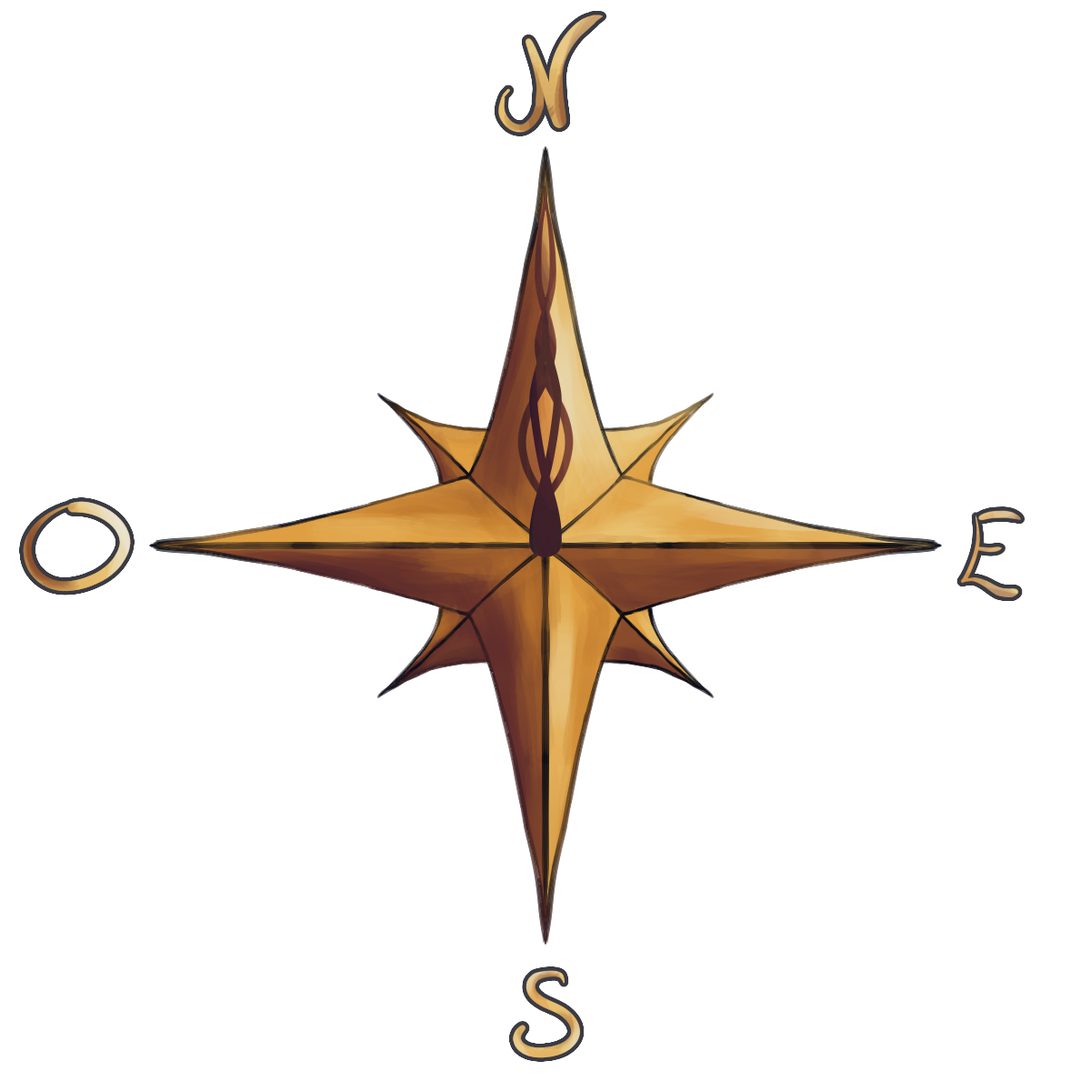
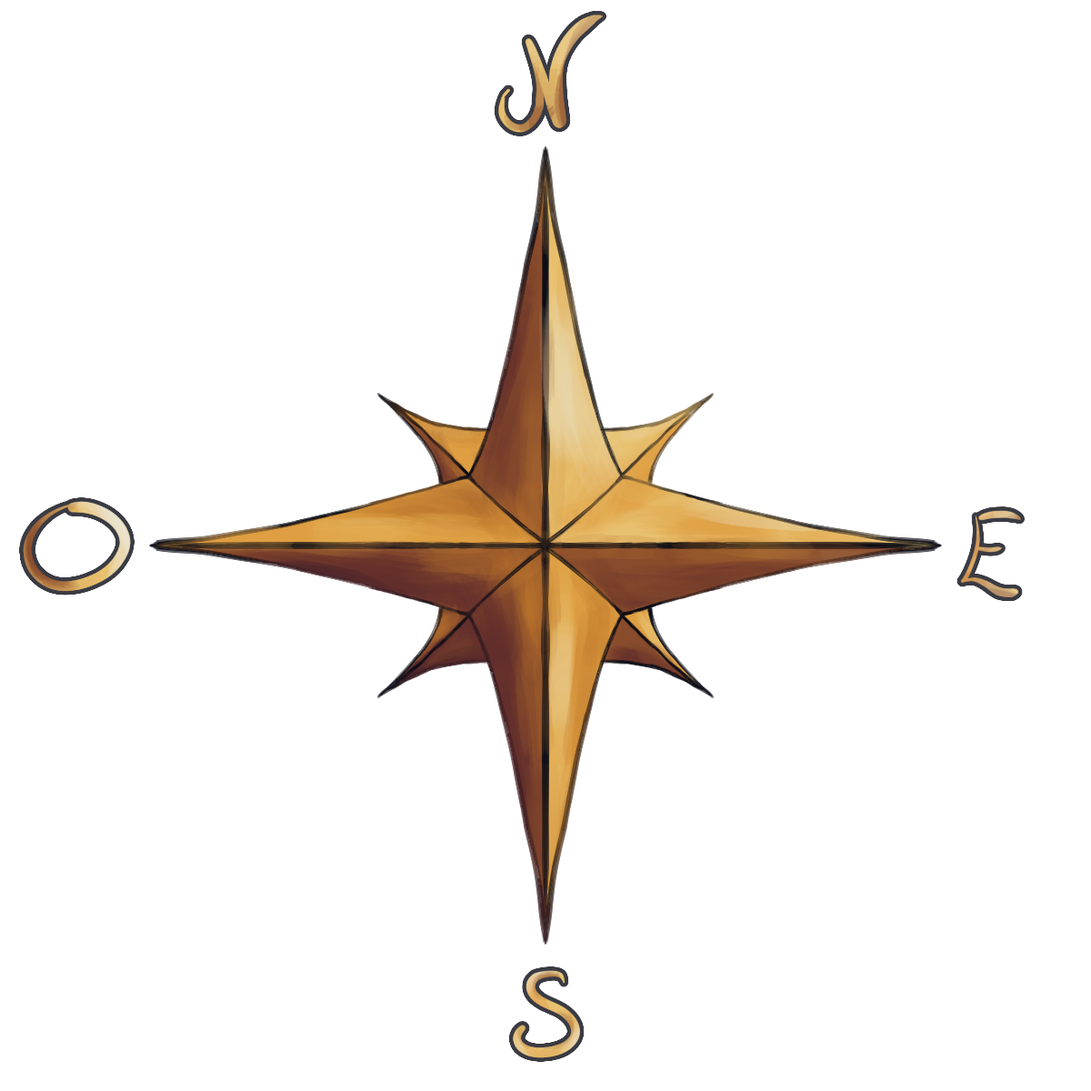
Layered file, before and after one edit (1091x1091). Changes by layer:
hid "petite aiguille" over [517,191,574,558]
hid group "grande aiguille" (2 layers) over [517,191,574,558]
